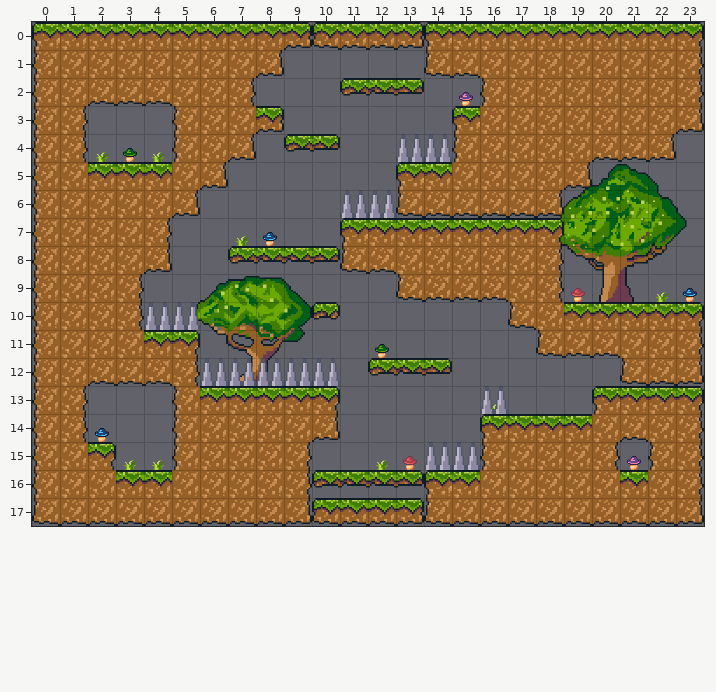
Tiled map: assets/images/forestUpDown.tmx. This is how it looked before the edit.
Cells are 32x32 px. Shown: x 0..23, y 0..17.
The result:
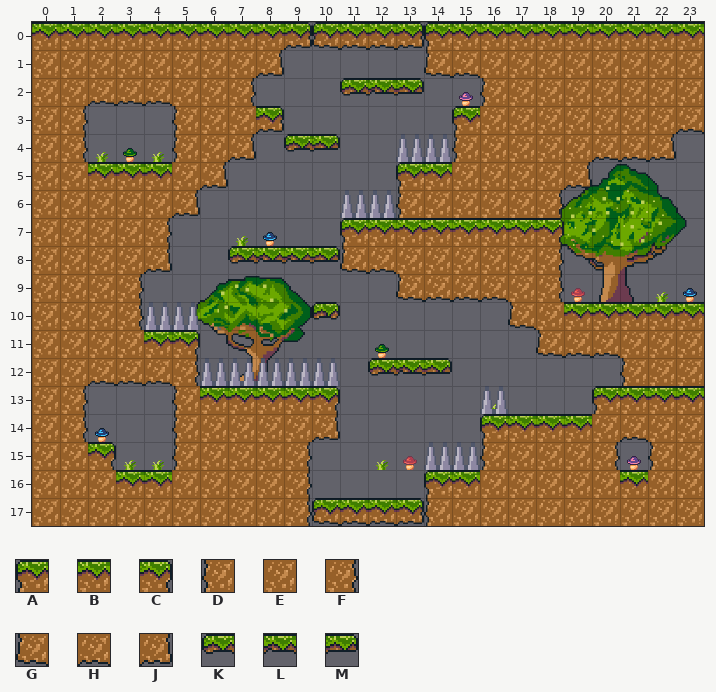
Key: from "forestTileset": A 0, B 1, C 2, D 12, E 13, F 14, G 24, H 25, J 26, K 89, L 90, M 91.
_ is an empty cell.
The edit:
Layer "blocks":
The author changed tile A to tile B in row 0 at x 0.
The author changed tile C to tile B in row 0 at x 23; in row 10 at x 23; in row 13 at x 23.
The author changed tile G to tile D in row 6 at x 13; in row 12 at x 21; in row 17 at x 14.
The author changed tile D to tile E in rows 1 to 16 at x 0.
The author changed tile F to tile E in rows 1 to 2 at x 23; in row 11 at x 23; in rows 14 to 16 at x 23.
The author changed tile G to tile E in row 17 at x 0.
The author changed tile H to tile E in row 6 at x 14 to 17; in row 12 at x 22; in row 17 at x 1 to 8 and 15 to 22.
The author changed tile J to tile E in row 12 at x 23; in row 17 at x 23.
The author changed tile J to tile F in row 6 at x 18; in row 17 at x 9.
The author changed tile J to tile H in row 3 at x 23.
Layer "platforms":
The edit erases tile K in row 16 at x 10.
The edit erases tile L in row 16 at x 11 to 12.
The edit erases tile M in row 16 at x 13.
